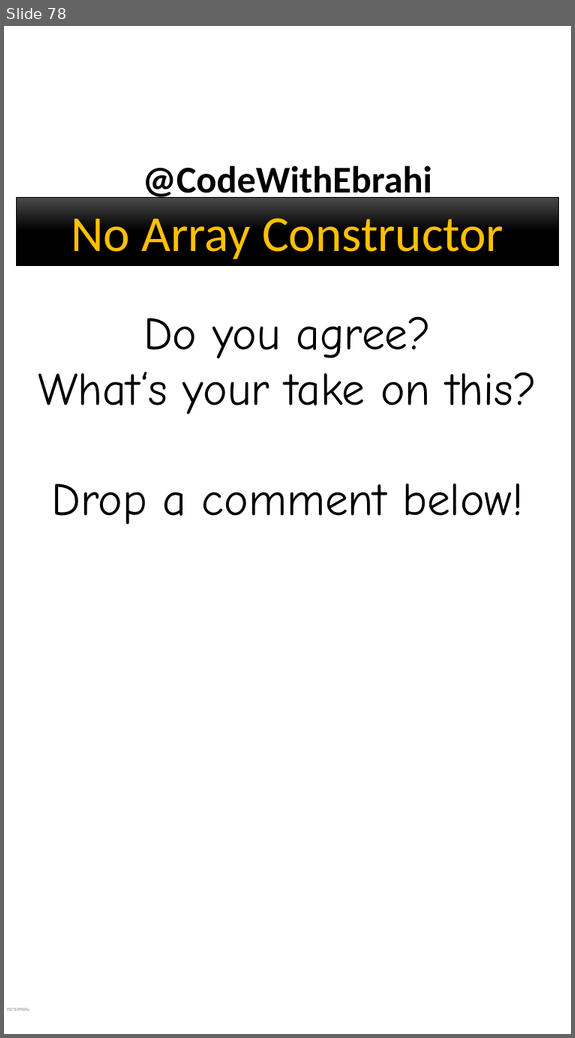
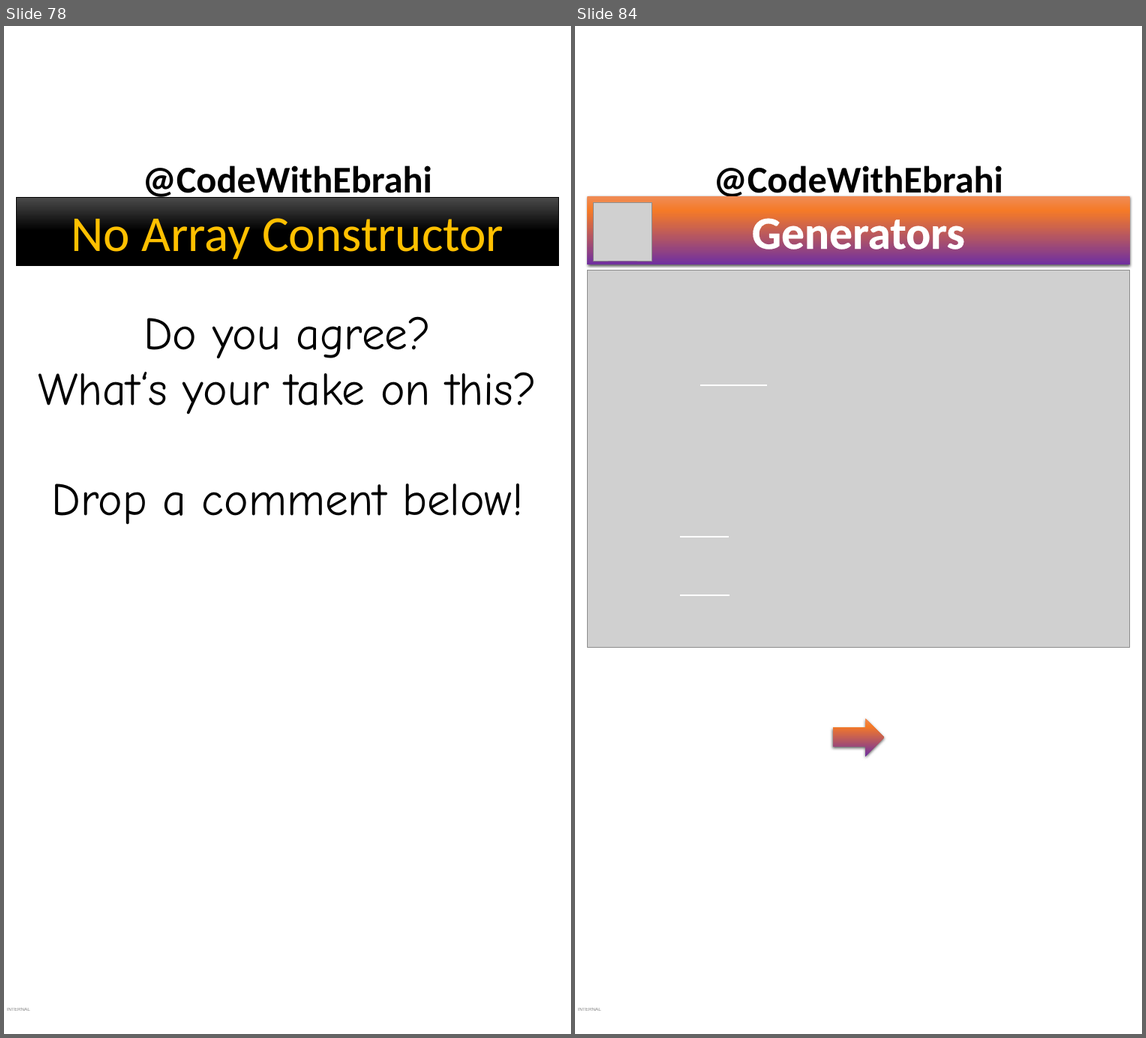
Before and after one commit to ebrahimsalehi1/python_codes, a slide deck: assets/images.pptx. Shown side by side, each under a label of ours: slide 78 before the commit, slides 78 and 84 after it; the slides between them are not shown. The pictures are 575x1038 and 1146x1038 pixels, drawn with LibreOffice and Linux fonts; fonts in the diff are those of the drawing; grey boxes stand for pictures; background and template pictures are left out. Boxes give left, top, right and bottom in pixels: in the first picture for what was removed or moved away, otherwise in the second. Text is boxed around its words. In the diff, an @@ line names an element or a change of style, - is before the commit and + after.

Commit message:
feat: added generators+do not copy arrays

```diff
--- a/assets/images.pptx
+++ b/assets/images.pptx
@@ slide 84 added at [575,26,1142,1034], background picture (left out); not listed: 2 template elements that a slide beside it also shows @@
@@ rectangle added at [587,196,1129,264], fill gradient #F18C57 to #F67B28 to #7030A0 to #E56C19, 66 pt, text #FFFFFF, bold @@
+Generators
@@ picture added at [593,202,651,261] @@
@@ picture added at [587,270,1129,648] @@
@@ line added from (700, 384) to (766, 384), #FFFFFF 2.5 pt @@
@@ line added from (680, 537) to (729, 537), #FFFFFF 2.5 pt @@
@@ line added from (680, 595) to (729, 595), #FFFFFF 2.5 pt @@
@@ right arrow added at [832,718,884,756], fill gradient #F18C57 to #F67B28 to #7030A0 to #E56C19 @@
```
Also in this commit, not shown: 6 other slides added, 21 other files.
